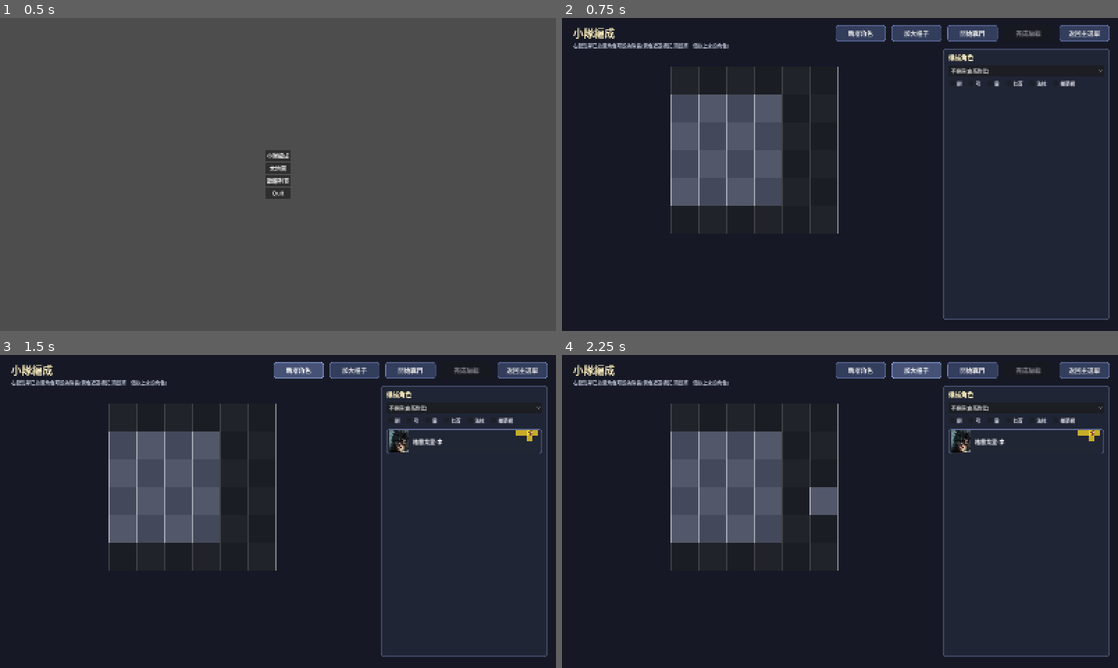
Above: before the commit, frames 1-4 (two rows, left to right).
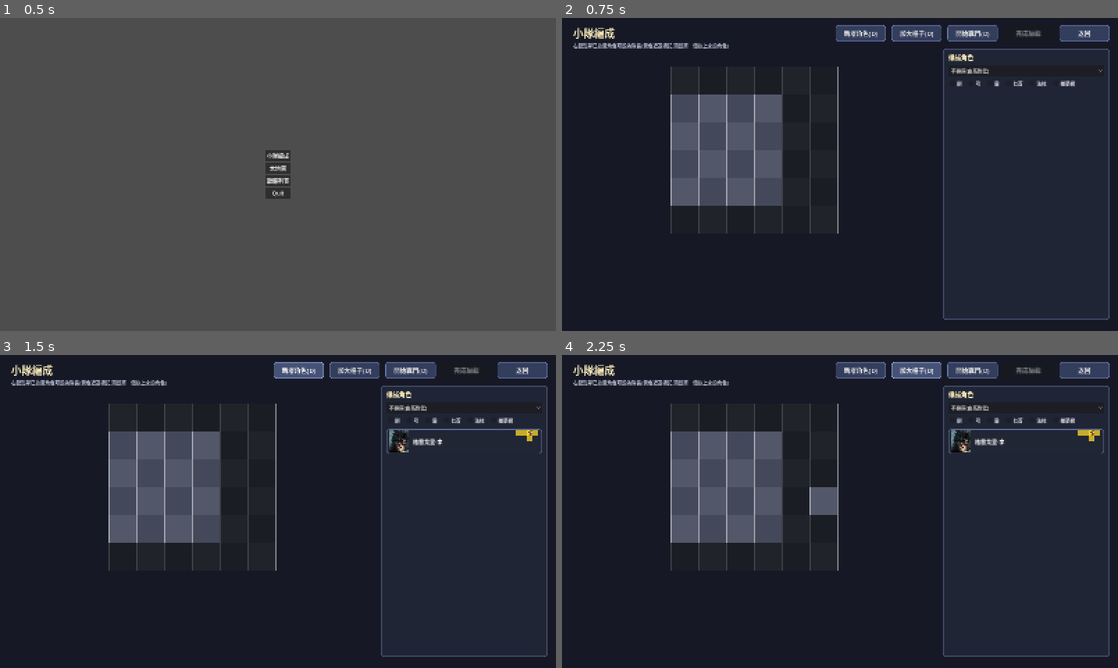
Above: after the commit, the same moments.

Repository: Rhapsody0128/Project_Lineage
Game: Godot game, scene res://Scenes/main.tscn
Two runs of this game, one before a commit and one after it. Both use one fixed random seed, a clock stepped at 60 frames per second and the inputs below.
Inputs:
- Up to frame 1 (0.5 s): no input
- Up to frame 2 (0.75 s): click "小隊編成" at 0.5 s
- Up to frame 3 (1.5 s): click "新增角色" (after the commit: "新增角色(D)") at 1.25 s
- Up to frame 4 (2.25 s): click "加大格子" (after the commit: "加大格子(D)") at 2 s

Frame 1 is identical in both runs. In frame 2, 0.4% of the frame differs, in the area x 50-97%, y 4-7%; in frame 3, 0.4%; in frame 4, 0.4%.

Commit message:
共用對戰對話

Diff:
--- a/Scenes/Battle/battle.gd
+++ b/Scenes/Battle/battle.gd
@@ -130,6 +130,12 @@
 	if BattleReportStore.pending_report != null:
 		_enter_playback_mode(BattleReportStore.pending_report)
 		BattleReportStore.pending_report = null
+	elif BattleReportStore.pending_self_party != null and BattleReportStore.pending_enemy_party != null:
+		var self_party := BattleReportStore.pending_self_party
+		var enemy_party := BattleReportStore.pending_enemy_party
+		BattleReportStore.pending_self_party = null
+		BattleReportStore.pending_enemy_party = null
+		_new_simulation_with_parties(self_party, enemy_party)
 	elif BattleReportStore.pending_self_party != null:
 		var self_party := BattleReportStore.pending_self_party
 		BattleReportStore.pending_self_party = null
@@ -180,6 +186,20 @@
 	_setup_battlefield()
 	title_label.text = MapSessionStore.current_world_time_string()
 	back_button.text = "返回隊伍編輯"
+	if battle_mode == GameEnums.BattleMode.REALTIME:
+		_run_battle_realtime()
+	else:
+		_run_battle_playback(true)
+
+
+## AskBattle「選否」用:雙方小隊都是呼叫端指定的特定隊伍(不是隨機敵方),
+## 其餘流程(佈陣/播放)跟一般隨機戰鬥共用同一套。
+func _new_simulation_with_parties(self_party: Party, enemy_party: Party) -> void:
+	battle_mode = BattleReportStore.pending_battle_mode
+	BattleReportStore.pending_battle_mode = GameEnums.BattleMode.AUTO
+	battle = BattleController.get_battle(self_party, enemy_party)
+	_setup_battlefield()
+	title_label.text = MapSessionStore.current_world_time_string()
 	if battle_mode == GameEnums.BattleMode.REALTIME:
 		_run_battle_realtime()
 	else:
--- a/Scenes/BattleReportList/battle_report_list.tscn
+++ b/Scenes/BattleReportList/battle_report_list.tscn
@@ -127,7 +127,7 @@
 theme_override_styles/normal = SubResource("StyleBoxFlat_button")
 theme_override_styles/hover = SubResource("StyleBoxFlat_button_hover")
 theme_override_styles/pressed = SubResource("StyleBoxFlat_button_pressed")
-text = "生成隨機戰報（DEMO）"
+text = "生成隨機戰報（D）"
 
 [node name="BackButton" type="Button" parent="MainPanel/Margin/VBox/BottomBar"]
 custom_minimum_size = Vector2(170, 46)
@@ -136,7 +136,7 @@
 theme_override_styles/normal = SubResource("StyleBoxFlat_button")
 theme_override_styles/hover = SubResource("StyleBoxFlat_button_hover")
 theme_override_styles/pressed = SubResource("StyleBoxFlat_button_pressed")
-text = "返回主選單"
+text = "返回"
 
 [connection signal="pressed" from="MainPanel/Margin/VBox/BottomBar/GenerateButton" to="." method="_on_generate_pressed"]
 [connection signal="pressed" from="MainPanel/Margin/VBox/BottomBar/BackButton" to="." method="_on_back_pressed"]
--- /dev/null
+++ b/Scenes/BattleUtil/ask_battle.gd
@@ -0,0 +1,61 @@
+extends CanvasLayer
+
+# =========================================================
+# 全域共用的「是否跳過戰鬥」詢問彈窗(以 autoload 掛載於 project.godot,
+# 任何場景呼叫 AskBattle.ask(...) 即可彈出;外殼比照 CharacterPanel 的
+# 彈出式對話框寫法——背景遮罩 + 面板 + 按鈕)。
+#
+# 兩個選項都是「self_party 對上呼叫端指定的 enemy_party」開戰,差別只在:
+# 選「是」(跳過)→ 直接把整場戰鬥模擬完寫入戰報(不進 Battle 場景播放),
+# 接著切去呼叫端傳入的 skip_return_scene_path;
+# 選「否」→ 走即時戰鬥(BattleReportStore.pending_self_party/pending_enemy_party
+# 交接模式,REALTIME 模式開放回合間手動施放奧義),切去呼叫端傳入的 battle_scene_path。
+# =========================================================
+
+@onready var root: Control = $Root
+@onready var skip_button: Button = $Root/CenterContainer/PanelBox/Margin/Content/ButtonRow/SkipButton
+@onready var fight_button: Button = $Root/CenterContainer/PanelBox/Margin/Content/ButtonRow/FightButton
+
+var _self_party: Party
+var _enemy_party: Party
+var _battle_scene_path: String
+var _skip_return_scene_path: String
+var _report_title: String
+
+
+func _ready() -> void:
+	root.visible = false
+
+
+## 呼叫端(例如城堡守衛「闖進去」)問玩家是否跳過戰鬥,雙方固定用 self_party
+## 對上 enemy_party(呼叫端指定,不是隨機生的敵方隊伍)。report_title 留空時
+## 用目前世界時間字串,跟其他戰報標題一致(見 BattleReportStore._seed_demo_reports())。
+func ask(self_party: Party, enemy_party: Party, battle_scene_path: String, skip_return_scene_path: String, report_title: String = "") -> void:
+	_self_party = self_party
+	_enemy_party = enemy_party
+	_battle_scene_path = battle_scene_path
+	_skip_return_scene_path = skip_return_scene_path
+	_report_title = report_title
+	root.visible = true
+
+
+## 選「是」:不進 Battle 場景,直接模擬完整場戰鬥、寫入戰報列表。
+func _on_skip_button_pressed() -> void:
+	root.visible = false
+	var title := _report_title if not _report_title.is_empty() else MapSessionStore.current_world_time_string()
+	var report := BattleController.generate_report_for_parties(title, _self_party, _enemy_party)
+	BattleReportStore.add_report(report)
+	var error := get_tree().change_scene_to_file(_skip_return_scene_path)
+	if error != OK:
+		printerr("Error changing scene from AskBattle skip: ", error)
+
+
+## 選「否」:交給 Battle 場景走即時戰鬥(可手動施放奧義)。
+func _on_fight_button_pressed() -> void:
+	root.visible = false
+	BattleReportStore.pending_self_party = _self_party
+	BattleReportStore.pending_enemy_party = _enemy_party
+	BattleReportStore.pending_battle_mode = GameEnums.BattleMode.REALTIME
+	var error := get_tree().change_scene_to_file(_battle_scene_path)
+	if error != OK:
+		printerr("Error changing scene from AskBattle fight: ", error)
--- /dev/null
+++ b/Scenes/BattleUtil/ask_battle.tscn
@@ -0,0 +1,91 @@
+[gd_scene load_steps=2 format=3]
+
+[ext_resource type="Script" path="res://Scenes/BattleUtil/ask_battle.gd" id="1"]
+
+[sub_resource type="StyleBoxFlat" id="StyleBoxFlat_panel"]
+bg_color = Color(0.13, 0.15, 0.21, 0.95)
+border_width_left = 2
+border_width_top = 2
+border_width_right = 2
+border_width_bottom = 2
+border_color = Color(0.36, 0.4, 0.56, 1)
+corner_radius_top_left = 12
+corner_radius_top_right = 12
+corner_radius_bottom_right = 12
+corner_radius_bottom_left = 12
+
+[node name="AskBattle" type="CanvasLayer"]
+process_mode = 3
+layer = 10
+script = ExtResource("1")
+
+[node name="Root" type="Control" parent="."]
+layout_mode = 3
+anchors_preset = 15
+anchor_right = 1.0
+anchor_bottom = 1.0
+grow_horizontal = 2
+grow_vertical = 2
+mouse_filter = 1
+
+[node name="DimBg" type="ColorRect" parent="Root"]
+layout_mode = 1
+anchors_preset = 15
+anchor_right = 1.0
+anchor_bottom = 1.0
+grow_horizontal = 2
+grow_vertical = 2
+color = Color(0, 0, 0, 0.55)
+mouse_filter = 1
+
+[node name="CenterContainer" type="CenterContainer" parent="Root"]
+layout_mode = 1
+anchors_preset = 15
+anchor_right = 1.0
+anchor_bottom = 1.0
+grow_horizontal = 2
+grow_vertical = 2
+mouse_filter = 2
+
+[node name="PanelBox" type="PanelContainer" parent="Root/CenterContainer"]
+custom_minimum_size = Vector2(420, 180)
+layout_mode = 2
+theme_override_styles/panel = SubResource("StyleBoxFlat_panel")
+
+[node name="Margin" type="MarginContainer" parent="Root/CenterContainer/PanelBox"]
+layout_mode = 2
+theme_override_constants/margin_left = 24
+theme_override_constants/margin_top = 20
+theme_override_constants/margin_right = 24
+theme_override_constants/margin_bottom = 20
+
+[node name="Content" type="VBoxContainer" parent="Root/CenterContainer/PanelBox/Margin"]
+layout_mode = 2
+theme_override_constants/separation = 20
+
+[node name="QuestionLabel" type="Label" parent="Root/CenterContainer/PanelBox/Margin/Content"]
+layout_mode = 2
+theme_override_font_sizes/font_size = 20
+theme_override_colors/font_color = Color(0.95, 0.9, 0.72, 1)
+horizontal_alignment = 1
+text = "是否跳過這場戰鬥？"
+
+[node name="ButtonRow" type="HBoxContainer" parent="Root/CenterContainer/PanelBox/Margin/Content"]
+layout_mode = 2
+alignment = 1
+theme_override_constants/separation = 24
+
+[node name="SkipButton" type="Button" parent="Root/CenterContainer/PanelBox/Margin/Content/ButtonRow"]
+custom_minimum_size = Vector2(120, 44)
+layout_mode = 2
+theme_override_font_sizes/font_size = 18
+text = "是，跳過"
+
+[node name="FightButton" type="Button" parent="Root/CenterContainer/PanelBox/Margin/Content/ButtonRow"]
+custom_minimum_size = Vector2(120, 44)
+layout_mode = 2
+theme_override_font_sizes/font_size = 18
+text = "否，開戰"
+
+[connection signal="pressed" from="Root/CenterContainer/PanelBox/Margin/Content/ButtonRow/SkipButton" to="." method="_on_skip_button_pressed"]
+[connection signal="pressed" from="Root/CenterContainer/PanelBox/Margin/Content/ButtonRow/FightButton" to="." method="_on_fight_button_pressed"]
--- a/Scenes/MapLocation/map_location.gd
+++ b/Scenes/MapLocation/map_location.gd
@@ -47,13 +47,13 @@
 	# 守衛擋門的選擇題,選項本身決定播完去哪個場景(闖進去/離開),見
 	# DialogueLibrary.build_castle_gate_challenge() 的註解。玩家小隊抓 PartyStore.party
 	# (玩家按過「完成編輯」的隊伍);還沒編過(null)就不生假隊伍頂著,直接由
-	# build_castle_gate_challenge() 拿掉「闖進去」選項。選「闖進去」時才把這個小隊透過
-	# BattleReportStore.pending_self_party 交給 Battle 場景(跟 PartyEdit「以現在編成開始
-	# 戰鬥」同一套交接模式),不在選「離開」時髒寫,避免之後其他入口進 Battle 場景時
-	# 誤用到這裡留下的殘值。玩家帶自己隊伍進的戰鬥一律走即時模式(pending_battle_mode
-	# = REALTIME),才能在回合間手動施放奧義——跟點戰報播放(AUTO,單純重播不能操作)
-	# 要分清楚,不要混用預設值。
+	# build_castle_gate_challenge() 拿掉「闖進去」選項。選「闖進去」時彈出 AskBattle
+	# 詢問是否跳過戰鬥(見 Scenes/BattleUtil/ask_battle.gd),自己隊伍固定對上這裡生的
+	# guard_party(守衛小隊);「闖進去」的 DialogueChoice.next_scene_path 傳空字串
+	# (見 build_castle_gate_challenge()),改由 AskBattle 決定接下來要去哪個場景,
+	# 不讓 dialogue_box.gd 選完就先切一次場景。
 	var self_party := PartyStore.party
+	var guard_party := PartyController.get_random_party()
 
 	# 這趟會先繞去 Dialogue 場景,不是直接切去 Battle,所以「回上一頁」不能靠
 	# NavigationStore.go_to() 在切場景當下自動抓 current_scene(那樣抓到的會是
@@ -61,12 +61,14 @@
 	NavigationStore.push_return_scene_path("res://Scenes/MapLocation/map_location.tscn")
 
 	var dialogue := DialogueLibrary.build_castle_gate_challenge(
-		"res://Scenes/Battle/battle.tscn",
 		"res://Scenes/MapLocation/map_location.tscn",
 		self_party,
 		func():
-			BattleReportStore.pending_self_party = self_party
-			BattleReportStore.pending_battle_mode = GameEnums.BattleMode.REALTIME
+			AskBattle.ask(
+				self_party, guard_party,
+				"res://Scenes/Battle/battle.tscn",
+				"res://Scenes/MapLocation/map_location.tscn"
+			)
 	)
 	DialogueStore.queue(dialogue, "res://Scenes/MapLocation/map_location.tscn")
 	var error := get_tree().change_scene_to_file("res://Scenes/Dialogue/dialogue_box.tscn")
--- a/Scenes/PartyEdit/party_edit.tscn
+++ b/Scenes/PartyEdit/party_edit.tscn
@@ -153,7 +153,7 @@
 theme_override_styles/normal = SubResource("StyleBoxFlat_button")
 theme_override_styles/hover = SubResource("StyleBoxFlat_button_hover")
 theme_override_styles/pressed = SubResource("StyleBoxFlat_button_pressed")
-text = "新增角色"
+text = "新增角色(D)"
 
 [node name="GrowGridButton" type="Button" parent="UI/TopBar"]
 custom_minimum_size = Vector2(145, 46)
@@ -162,7 +162,7 @@
 theme_override_styles/normal = SubResource("StyleBoxFlat_button")
 theme_override_styles/hover = SubResource("StyleBoxFlat_button_hover")
 theme_override_styles/pressed = SubResource("StyleBoxFlat_button_pressed")
-text = "加大格子"
+text = "加大格子(D)"
 
 [node name="StartBattleButton" type="Button" parent="UI/TopBar"]
 custom_minimum_size = Vector2(145, 46)
@@ -171,7 +171,7 @@
 theme_override_styles/normal = SubResource("StyleBoxFlat_button")
 theme_override_styles/hover = SubResource("StyleBoxFlat_button_hover")
 theme_override_styles/pressed = SubResource("StyleBoxFlat_button_pressed")
-text = "開始戰鬥"
+text = "開始戰鬥(D)"
 
 [node name="FinishEditButton" type="Button" parent="UI/TopBar"]
 custom_minimum_size = Vector2(145, 46)
@@ -189,7 +189,7 @@
 theme_override_styles/normal = SubResource("StyleBoxFlat_button")
 theme_override_styles/hover = SubResource("StyleBoxFlat_button_hover")
 theme_override_styles/pressed = SubResource("StyleBoxFlat_button_pressed")
-text = "返回主選單"
+text = "返回"
 
 [node name="StatusLabel" type="Label" parent="UI"]
 layout_mode = 0
--- a/Scripts/Autoload/battle_report_store.gd
+++ b/Scripts/Autoload/battle_report_store.gd
@@ -12,11 +12,16 @@
 # pending_self_party 是同一套交接模式,給 PartyEdit「以現在編成開始戰鬥」用:
 # 把玩家編好的 Party 存進來,再切去 Battle 場景,Battle 場景 _ready() 抓到
 # 就用這個小隊對上一個隨機敵方小隊,而不是雙方都隨機生。
+#
+# pending_enemy_party 是 AskBattle(見 Scenes/BattleUtil/ask_battle.gd)專用的加碼交接
+# 欄位:敵方也是呼叫端指定的特定小隊(例如城堡守衛),不是隨機生的——跟 pending_self_party
+# 一起設定時,Battle 場景改用兩邊都指定的對戰,不會再幫敵方另外隨機生一支。
 # =========================================================
 
 var reports: Array[BattleReport] = []
 var pending_report: BattleReport = null
 var pending_self_party: Party = null
+var pending_enemy_party: Party = null
 ## 跟 pending_self_party 同一套交接模式:PartyEdit/main 場景切去 Battle 場景前設定,
 ## Battle 場景 _ready()/_new_simulation() 讀完就重設回預設值 AUTO,決定這場戰鬥是一次性
 ## 模擬完重播(AUTO),還是逐回合跑、回合間能手動施放奧義(REALTIME),見
--- a/System/Map/MapSystem.gd
+++ b/System/Map/MapSystem.gd
@@ -44,7 +44,7 @@
 ## AGI 0~200 之間線性內插移動速度。
 static func compute_speed(avg_agi: float) -> float:
 	var clamped: float = clamp(avg_agi, 0.0, 200.0)
-	return lerp(SPEED_AT_AGI_0, SPEED_AT_AGI_200, clamped / 20.0)
+	return lerp(SPEED_AT_AGI_0, SPEED_AT_AGI_200, clamped / 200.0)
 
 
 func set_destination(p_target: Vector2) -> void:
--- a/System/battle/battle_controller.gd
+++ b/System/battle/battle_controller.gd
@@ -11,6 +11,12 @@
 	var enemy_party := PartyController.get_random_party()
 	return Battle.new(self_party, enemy_party)
 
+## AskBattle(見 Scenes/BattleUtil/ask_battle.gd)用:雙方小隊都由呼叫端明確指定
+## (例如城堡守衛挑戰的 enemy_party 是特定生成的一支隊伍),不像
+## get_battle_with_self_party() 那樣讓敵方隨機生。
+static func get_battle(self_party: Party, enemy_party: Party) -> Battle:
+	return Battle.new(self_party, enemy_party)
+
 ## 產生一份戰報:快速跑完一整場隨機戰鬥模擬(不進場景播放),把結果包成
 ## BattleReport 存進戰報列表。戰報本身只是「已經跑完的 Battle」,重播時
 ## 直接重放 battle_log,不會重新模擬。
@@ -18,3 +24,10 @@
 	var battle := get_random_battle()
 	battle.start()
 	return BattleReport.new(title, battle)
+
+## AskBattle「選是跳過戰鬥」用:雙方小隊都由呼叫端指定,直接把整場戰鬥模擬完
+## 包成戰報,不進 Battle 場景播放動畫。
+static func generate_report_for_parties(title: String, self_party: Party, enemy_party: Party) -> BattleReport:
+	var battle := get_battle(self_party, enemy_party)
+	battle.start()
+	return BattleReport.new(title, battle)
--- a/System/dialogue/dialogue_library.gd
+++ b/System/dialogue/dialogue_library.gd
@@ -19,16 +19,15 @@
 
 
 ## 城堡選單「城堡」按鈕用(見 Scenes/MapLocation/map_location.gd):守衛擋在門口,
-## 玩家選「闖進去」用 self_party(呼叫端傳入,PartyStore 編好的玩家小隊)對上一個
-## 隨機敵方小隊開戰、選「離開」回原本場景——場景路徑一律由呼叫端傳入(不寫死在
-## System/,見 DialogueChoice 的註解)。on_challenge_accepted 同理由呼叫端傳入,負責把
-## self_party 交給 Battle 場景(BattleReportStore.pending_self_party 那套交接模式),
-## DialogueLibrary 本身不碰 Scenes 層的 autoload。
+## 玩家選「闖進去」、選「離開」回原本場景——場景路徑一律由呼叫端傳入(不寫死在
+## System/,見 DialogueChoice 的註解)。「闖進去」不直接切場景(next_scene_path 傳空
+## 字串),改由 on_challenge_accepted(呼叫端傳入)彈出 AskBattle 詢問是否跳過戰鬥,
+## 再依玩家選擇決定去哪個場景,DialogueLibrary 本身不碰 Scenes 層的 autoload。
 ##
 ## self_party 可能是 null(玩家還沒去 PartyEdit 按過「完成編輯」,沒有真正屬於他的隊伍)——
 ## 這種情況不生一支假的隨機小隊頂替,直接不給「闖進去」選項,只能「離開」,守衛台詞
 ## 也換成請玩家先去整隊。
-static func build_castle_gate_challenge(battle_scene_path: String, leave_scene_path: String, self_party: Party, on_challenge_accepted: Callable) -> Dialogue:
+static func build_castle_gate_challenge(leave_scene_path: String, self_party: Party, on_challenge_accepted: Callable) -> Dialogue:
 	var has_party := self_party != null
 	var player := self_party.leader if has_party else HeroController.get_random_hero()
 	var guard := HeroController.get_random_hero()
@@ -40,7 +39,7 @@
 
 	if has_party:
 		var choices: Array[DialogueChoice] = [
-			DialogueChoice.new("闖進去", battle_scene_path, on_challenge_accepted),
+			DialogueChoice.new("闖進去", "", on_challenge_accepted),
 			DialogueChoice.new("離開", leave_scene_path),
 		]
 		lines = [
--- a/project.godot
+++ b/project.godot
@@ -25,6 +25,7 @@
 MapSessionStore="*res://Scripts/Autoload/map_session_store.gd"
 DialogueStore="*res://Scripts/Autoload/dialogue_store.gd"
 NavigationStore="*res://Scripts/Autoload/navigation_store.gd"
+AskBattle="*res://Scenes/BattleUtil/ask_battle.tscn"
 
 [display]
 
Not shown, added: Scenes/BattleUtil/ask_battle.gd.uid
